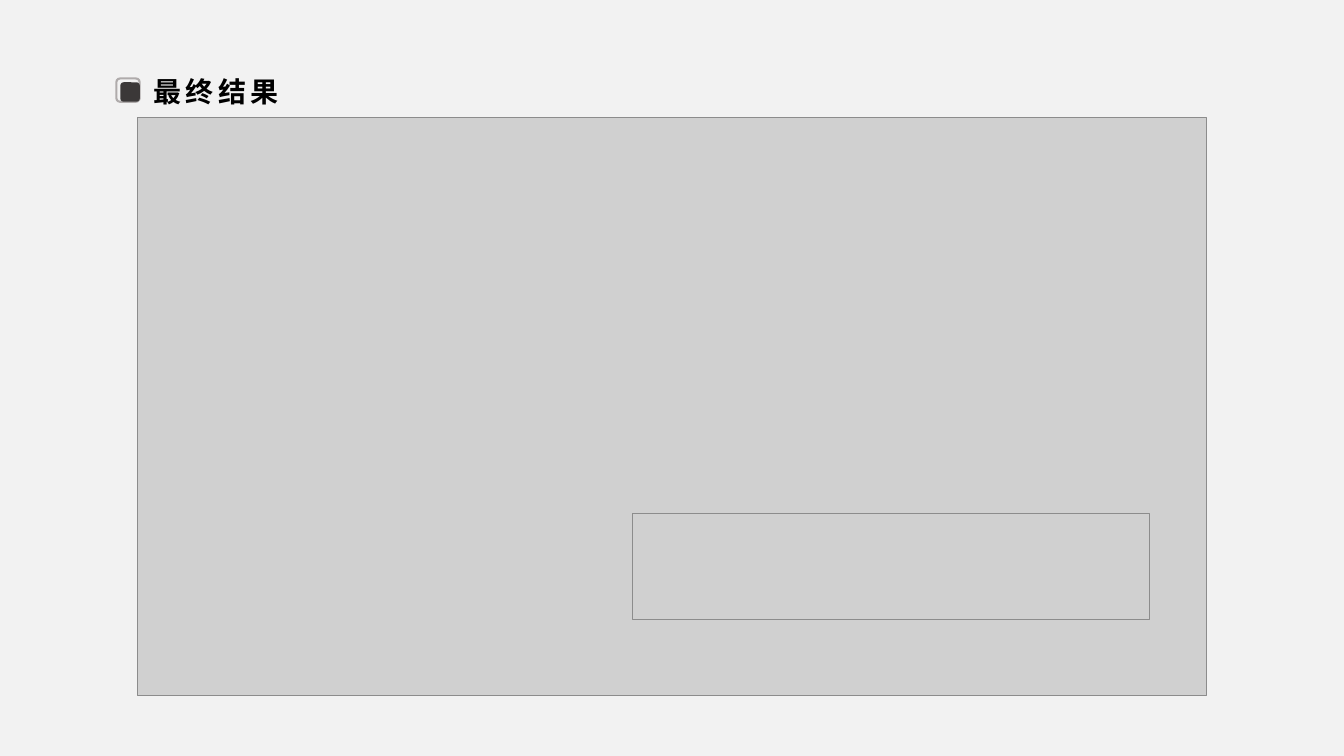
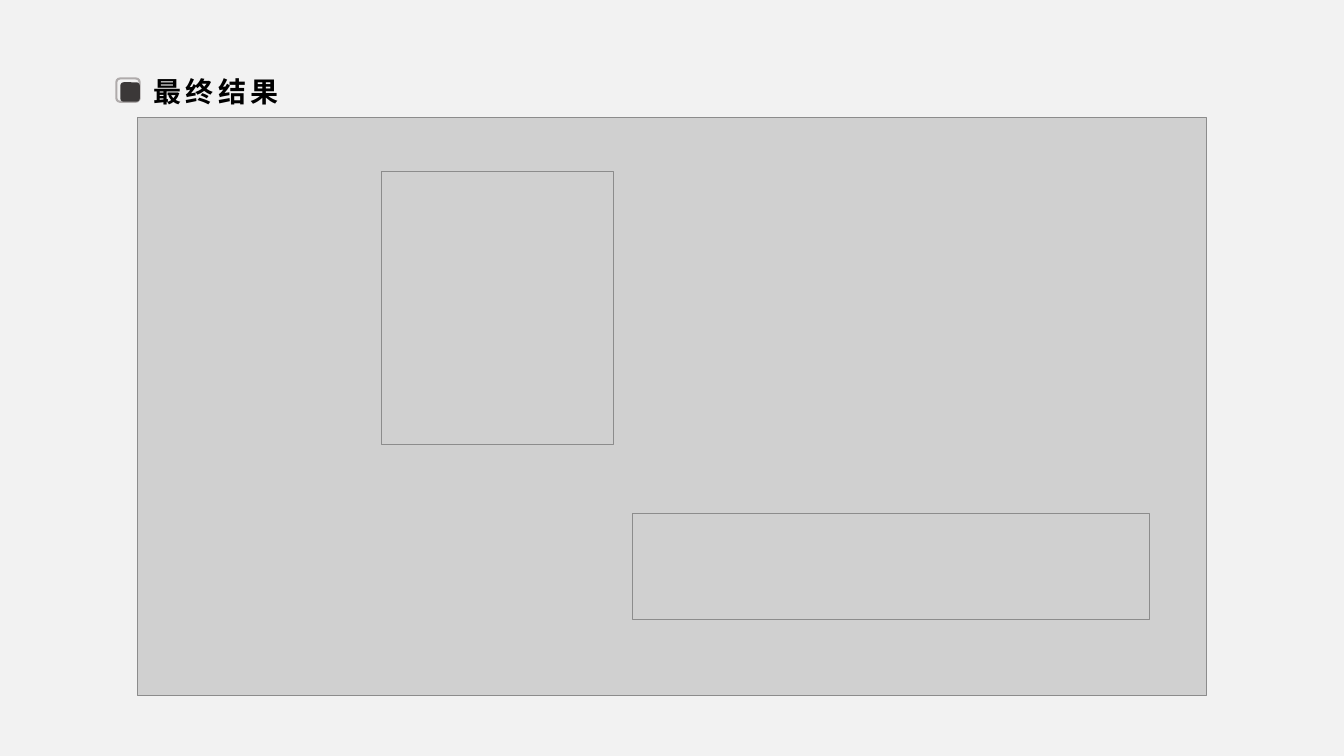
Before and after one commit to Astronecsys/Data_Analyst_FJNU, a slide deck: slide 39 of Presentations/Slice.pptx. Drawn at 1344x756 pixels with LibreOffice and Linux fonts; fonts in the diff are those of the drawing; grey boxes stand for pictures. Boxes give left, top, right and bottom in pixels: in the first picture for what was removed or moved away, otherwise in the second. Text is boxed around its words. In the diff, an @@ line names an element or a change of style, - is before the commit and + after.

```diff
--- a/Presentations/Slice.pptx
+++ b/Presentations/Slice.pptx
@@ background #D6D6D6 to #F2F2F2 @@
@@ picture added at <box>382,171,614,445</box> @@
```
Also in this commit, not shown: 48 other slides changed, 5 other files.
